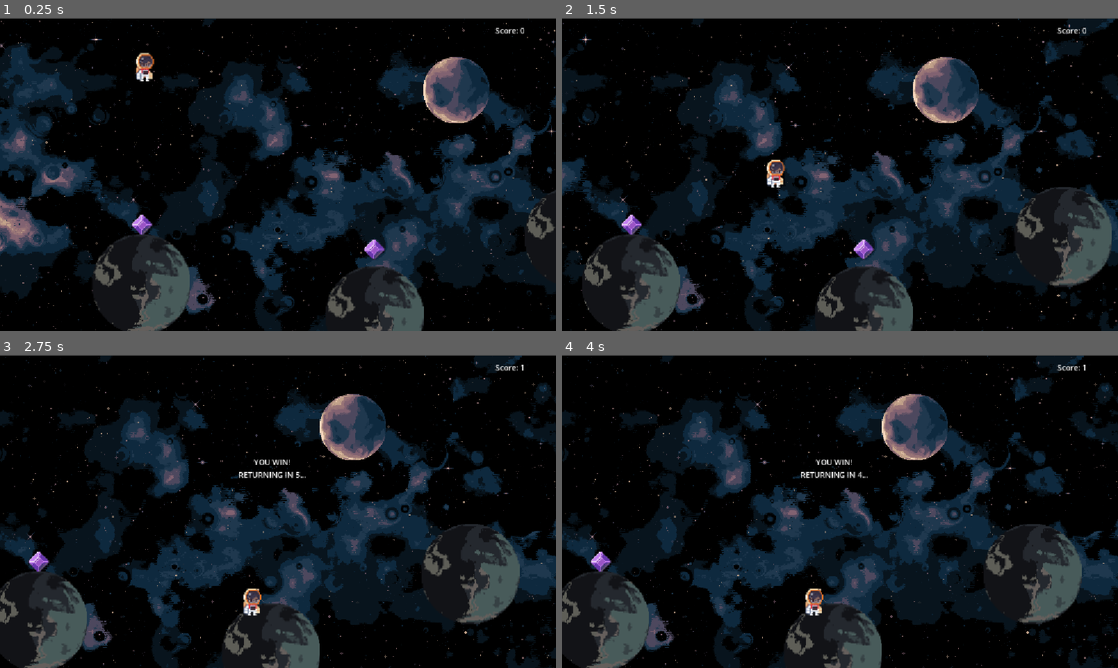
Above: before the commit, frames 1-4 (two rows, left to right).
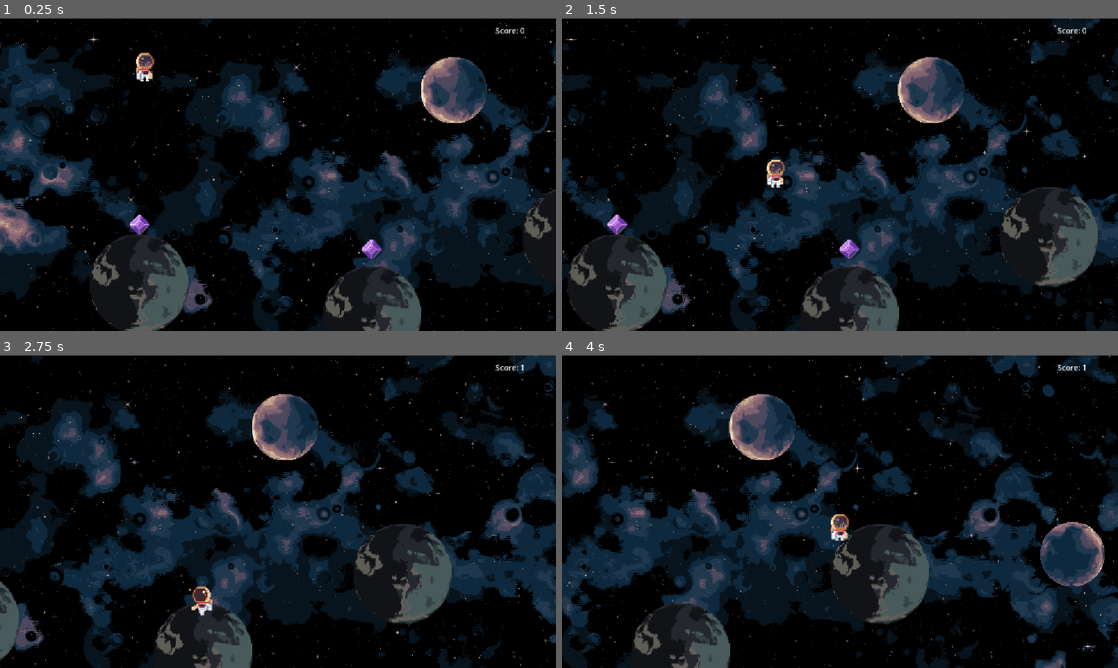
Above: after the commit, the same moments.

Repository: Zain-Abusal/Haven-Dubai
Game: Godot game, scene res://level_1.tscn
Two runs of this game, one before a commit and one after it. Both use one fixed random seed, a clock stepped at 60 frames per second and the inputs below.
Inputs:
- Up to frame 1 (0.25 s): no input
- Up to frame 2 (1.5 s): tap Enter (ui_accept) at 0.5, 0.77 s; hold Right (ui_right) from 0.53 s (still down)
- Up to frame 3 (2.75 s): tap Enter (ui_accept) at 1.52 s; release Right (ui_right) at 2.03 s; hold Left (ui_left) from 2.03 s (still down)
- Up to frame 4 (4 s): release Left (ui_left) at 2.78 s; hold Right (ui_right) from 2.78 s (still down); tap Enter (ui_accept) at 3.02, 3.77 s

The runs differ from the first frame. In frame 1, 10% of the frame differs, in the area x 0-100%, y 0-100%; in frame 2, 30%; in frame 3, 49%; in frame 4, 51%.

Commit message:
done kinda

Diff:
--- a/lost-in-orbit/Global.gd
+++ b/lost-in-orbit/Global.gd
@@ -13,7 +13,7 @@
 	score += amount
 	score_changed.emit(score)
 
-	if score >= 1:
+	if score >= 20:
 		has_won = true
 		game_won.emit()
 
--- a/lost-in-orbit/level_1.gd
+++ b/lost-in-orbit/level_1.gd
@@ -1,6 +1,6 @@
 extends Node2D
 
-@export var scroll_speed: float = 120.0
+@export var scroll_speed: float = 140.0
 
 @onready var bg_1 = $Bg
 @onready var bg_2 = $Bg2
--- a/lost-in-orbit/level_1.tscn
+++ b/lost-in-orbit/level_1.tscn
@@ -15,6 +15,7 @@
 [ext_resource type="Script" uid="uid://bf58vpti55a7f" path="res://area_2d.gd" id="6_ggavl"]
 [ext_resource type="Script" uid="uid://r24pc86s7cnh" path="res://label.gd" id="14_ubhxj"]
 [ext_resource type="Script" uid="uid://dj71rop8dx3t7" path="res://win_label.gd" id="15_ubhxj"]
+[ext_resource type="AudioStream" uid="uid://cjjjsrgdhpgil" path="res://loading.wav" id="16_65or1"]
 
 [sub_resource type="RectangleShape2D" id="RectangleShape2D_27bay"]
 size = Vector2(80.00004, 70.67311)
@@ -613,7 +614,7 @@
 position = Vector2(159, 68)
 scale = Vector2(1.5312499, 1.53125)
 sprite_frames = SubResource("SpriteFrames_8vrlf")
-frame_progress = 0.6800301
+frame_progress = 0.78198755
 
 [node name="CollisionShape2D" type="CollisionShape2D" parent="Bg2/Area2D" unique_id=1984444844]
 position = Vector2(159, 67)
@@ -754,4 +755,8 @@
 uppercase = true
 script = ExtResource("15_ubhxj")
 
+[node name="AudioStreamPlayer2D" type="AudioStreamPlayer2D" parent="." unique_id=1011165210]
+stream = ExtResource("16_65or1")
+autoplay = true
+
 [connection signal="screen_exited" from="Player/VisibleOnScreenNotifier2D" to="Player" method="_on_visible_on_screen_notifier_2d_screen_exited"]
Not shown, added: lost-in-orbit/loading.wav.import
Not shown, added: lost-in-orbit/loading.wav
